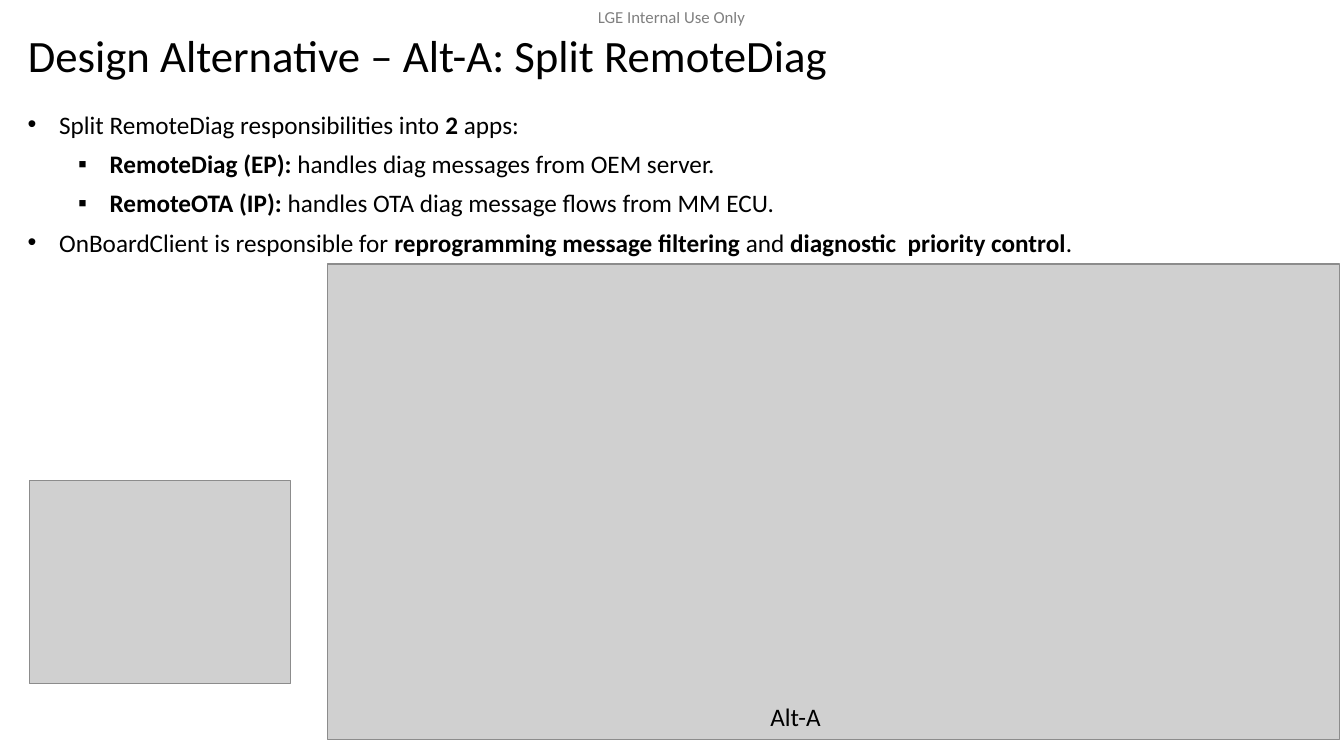
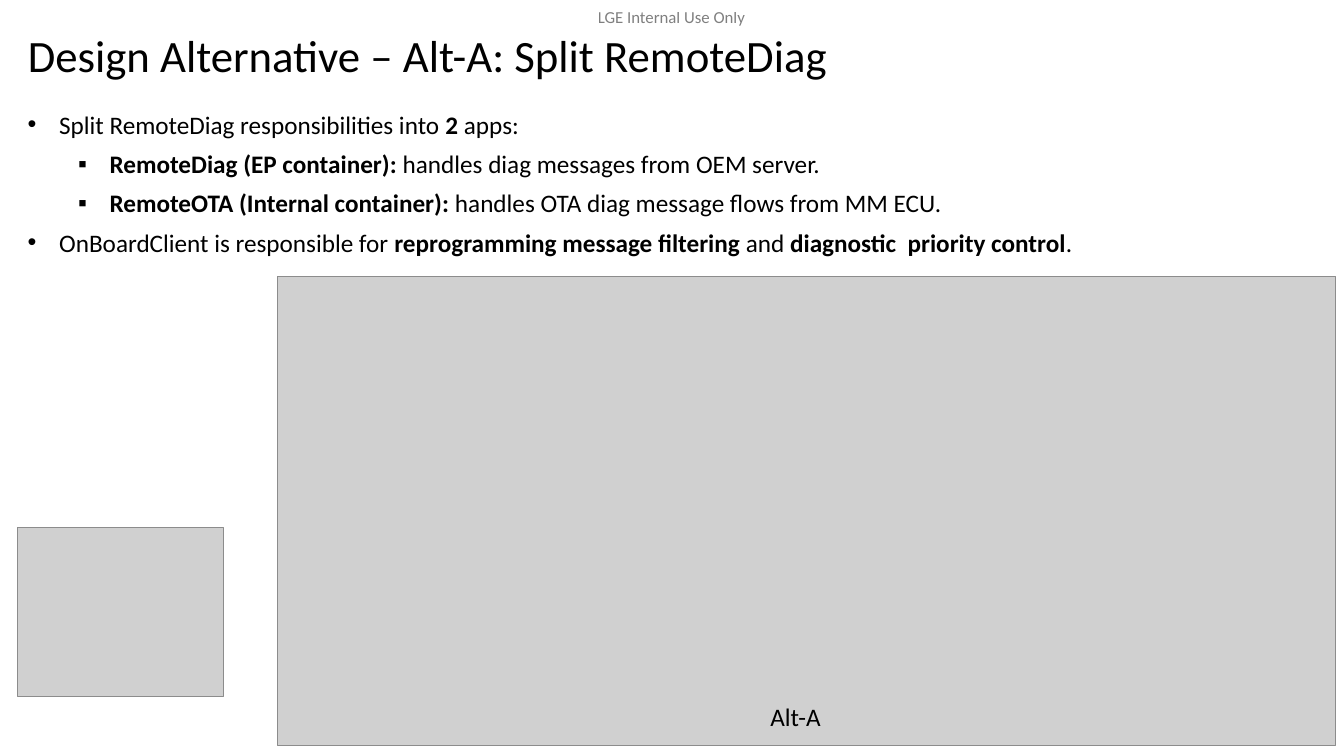
Before and after one commit to btqt/fe, a slide deck: slide 8 of design/FE_phi.vu_Design of Secure Remote Diag on Container Separation Architecture_3rd.pptx (slide 7 before the commit). Drawn at 1344x756 pixels with LibreOffice and Linux fonts; fonts in the diff are those of the drawing; grey boxes stand for pictures; background and template pictures are left out. Boxes give left, top, right and bottom in pixels: in the first picture for what was removed or moved away, otherwise in the second. Text is boxed around its words. In the diff, an @@ line names an element or a change of style, - is before the commit and + after.

```diff
--- a/design/FE_phi.vu_Design of Secure Remote Diag on Container Separation Architecture_3rd.pptx
+++ b/design/FE_phi.vu_Design of Secure Remote Diag on Container Separation Architecture_3rd.pptx
@@ text at [110,154,942,217]: text changed @@
-  ▪ RemoteDiag (EP): handles diag messages from OEM server.
-  ▪ RemoteOTA (IP): handles OTA diag message flows from MM ECU.
+  ▪ RemoteDiag (EP container): handles diag messages from OEM server.
+  ▪ RemoteOTA (Internal container): handles OTA diag message flows from MM ECU.
@@ picture: place and size @@
-picture at [328,264,1340,739]
+picture at [277,276,1336,746]
@@ picture: place and size @@
-picture at [29,481,290,685]
+picture at [18,527,224,697]
```
Also in this commit, not shown: 7 other slides changed, 1 slide added, 2 other files.
